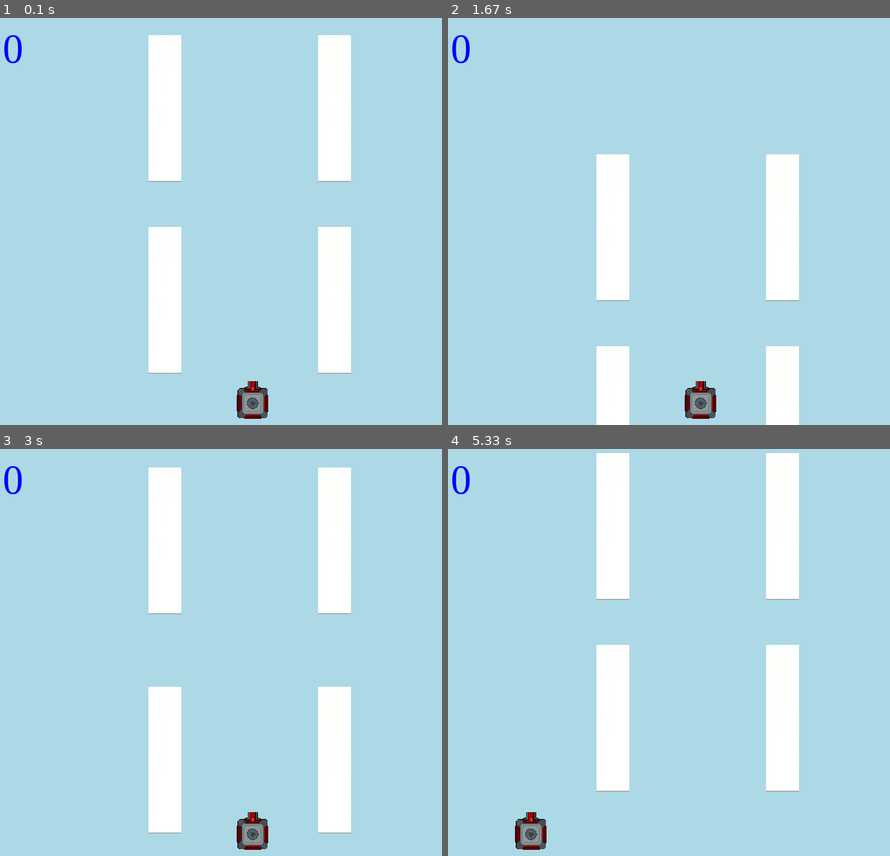
Above: before the commit, frames 1-4 (two rows, left to right).
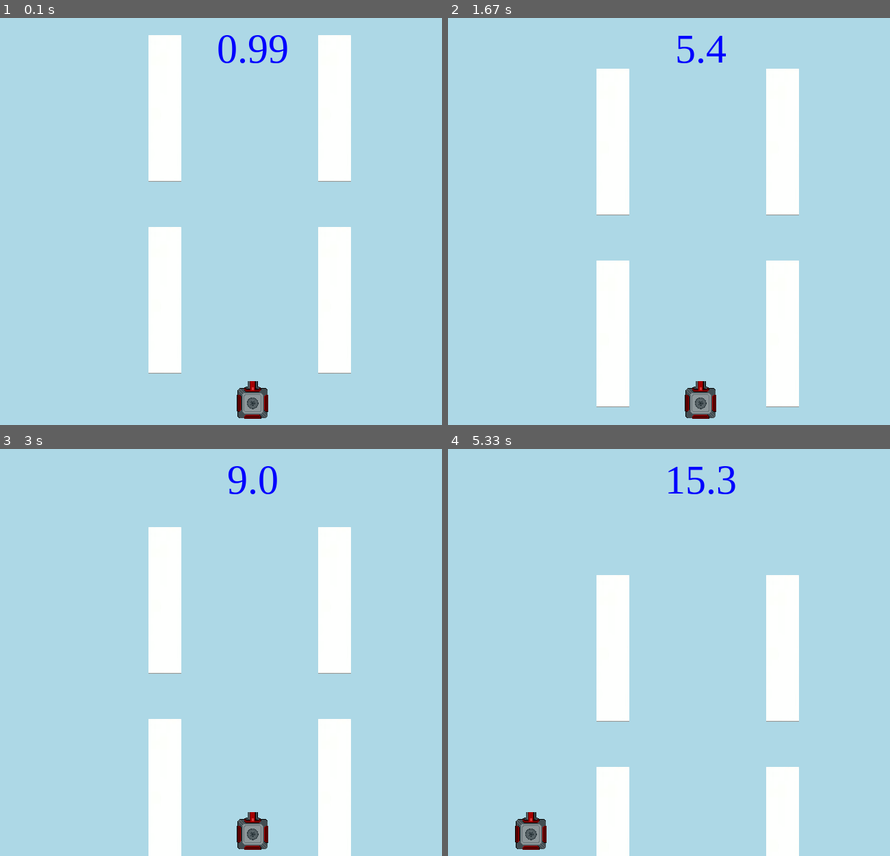
Above: after the commit, the same moments.

Repository: makuchaku/formula-one-racing-pygame
Game: pygame game, started from code/main.py
Two runs of this game, one before a commit and one after it. Both use one fixed random seed, a clock stepped at 60 frames per second and the inputs below.
Inputs:
- Up to frame 1 (0.1 s): no input
- Up to frame 2 (1.67 s): hold Right 0.33-0.8 s; hold Right 0.83-1.3 s; hold Left from 1.33 s (still down)
- Up to frame 3 (3 s): release Left at 1.87 s; hold Left 1.9-2.3 s; hold Right 2.33-2.97 s
- Up to frame 4 (5.33 s): hold Left 3-3.47 s; hold Right 3.5-3.97 s; hold Right 4-4.47 s; hold Left 4.5-5.03 s; hold Left from 5.07 s (still down)

The runs differ from the first frame. In frame 1, 0.5% of the frame differs, in the area x 0-66%, y 4-12%; in frame 2, 7.5%; in frame 3, 6.8%; in frame 4, 11%, in the area x 0-80%, y 1-100%.

Commit message:
added score of user

Diff:
--- a/code/car.py
+++ b/code/car.py
@@ -6,4 +6,5 @@
     def __init__(self, game, x, y, width, name):
         sprite_position = 2
         type = 'car'
+        self.distance_travelled = 0
         Sprite.__init__(self, game, x, y, width, sprite_position, name, type, 0)
--- a/code/game.py
+++ b/code/game.py
@@ -13,6 +13,7 @@
 speed = 1000
 num_sprites = 5
 car_move_sprite = 248
+
 
 tanks = []
 rockets = []
@@ -94,7 +95,7 @@
 
             for divider in dividers:
                 divider.move_y(1)
-                time.sleep(1/speed)
+                self.car.distance_travelled = round(self.car.distance_travelled + 1/100, 2)
 
             # Render dividers
             for divider in dividers:
@@ -126,7 +127,7 @@
                     divider.sprite_y = 0
 
 
-            self.show_message(str(self.energy_released))
+            self.show_message(str(self.car.distance_travelled))
 
             # Display everything
             pygame.display.update()
@@ -148,7 +149,7 @@
         text = font.render(message, True, green)
         textRect = text.get_rect()
         #puts the score at the center of the screen
-        textRect.center = (50, 50)
+        textRect.center = (screen_width/2, 50)
         window.blit(text, textRect)
         pygame.display.flip()
         # time.sleep(3)
